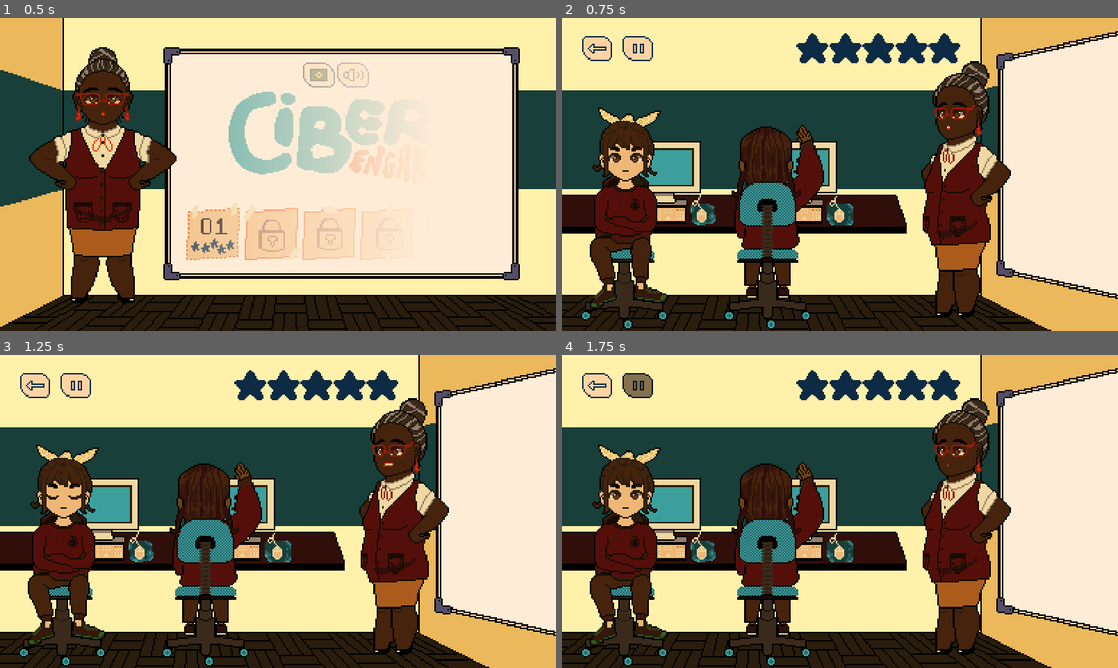
Above: before the commit, frames 1-4 (two rows, left to right).
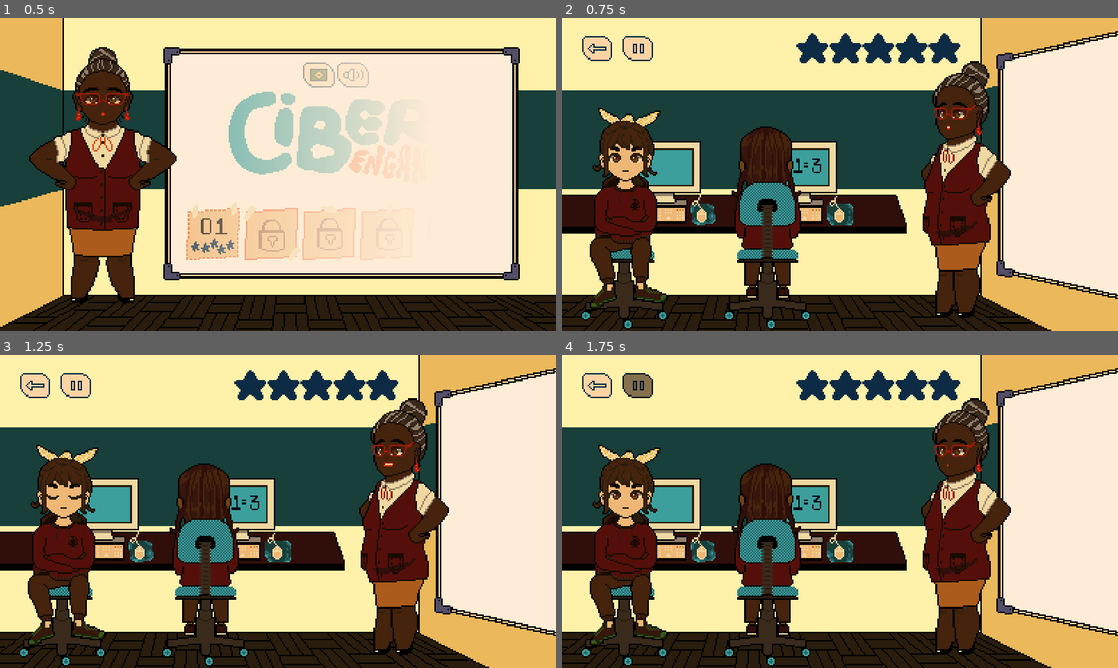
Above: after the commit, the same moments.

Repository: Haaarbo/CiberEngano
Game: Godot game, scene res://Scenes/MainMenu.tscn
The game is run twice, just before and just after one commit, with the same random seed, the same clock (stepped at 60 frames per second) and the same inputs.
Inputs (mouse positions are in pixels of both pictures, inside the frame that each line leads up to):
- Up to frame 1 (0.5 s): no input
- Up to frame 2 (0.75 s): click "PLAY" at 0.5 s
- Up to frame 3 (1.25 s): no input
- Up to frame 4 (1.75 s): click (639, 386) at 1.25 s

Frame 1 is identical in both runs. In frame 2, 1.0% of the frame differs, in the area x 40-48%, y 34-74%; in frame 3, 1.0%; in frame 4, 1.1%, in the area x 30-48%, y 34-74%.

Commit message:
tiro saindo
apenas configurando a direção

Diff:
--- a/Ciberengano/Scripts/Game.gd
+++ b/Ciberengano/Scripts/Game.gd
@@ -8,6 +8,7 @@
 onready var wait_timer = get_node("WaitTimer")
 
 var teacher_sprite: Node
+var student_sprite: Node
 var teacher_animation_list := ["drinking_start", "walking_to_student", "walking_to_whiteboard"]
 var teacher_idle_animation_list := ["idle_arm", "idle_blinking", "idle_step", "idle_talking"]
 var all_animation_list := teacher_animation_list + teacher_idle_animation_list
@@ -15,7 +16,10 @@
 
 func _ready() -> void:
 	teacher_sprite = teacher.get_node("AnimatedSprite")
+	student_sprite = student.get_node("AnimatedSprite")
+
 	teacher_sprite.play(current_animation)
+	student_sprite.play("idle")
 	teacher_timer.connect("timeout", self, "_on_teacher_timer_timeout")
 	wait_timer.connect("timeout", self, "_on_wait_timer_timeout")
 	teacher_timer.start_random()
@@ -34,6 +38,7 @@
 	elif current_animation == "attending_student":
 		var _a = teacher_sprite.connect("animation_finished", self, "_on_teacher_animation_finished")
 		current_animation = "returning_from_student"
+		student_sprite.play("help")
 		teacher_sprite.play(current_animation)
 		return
 
